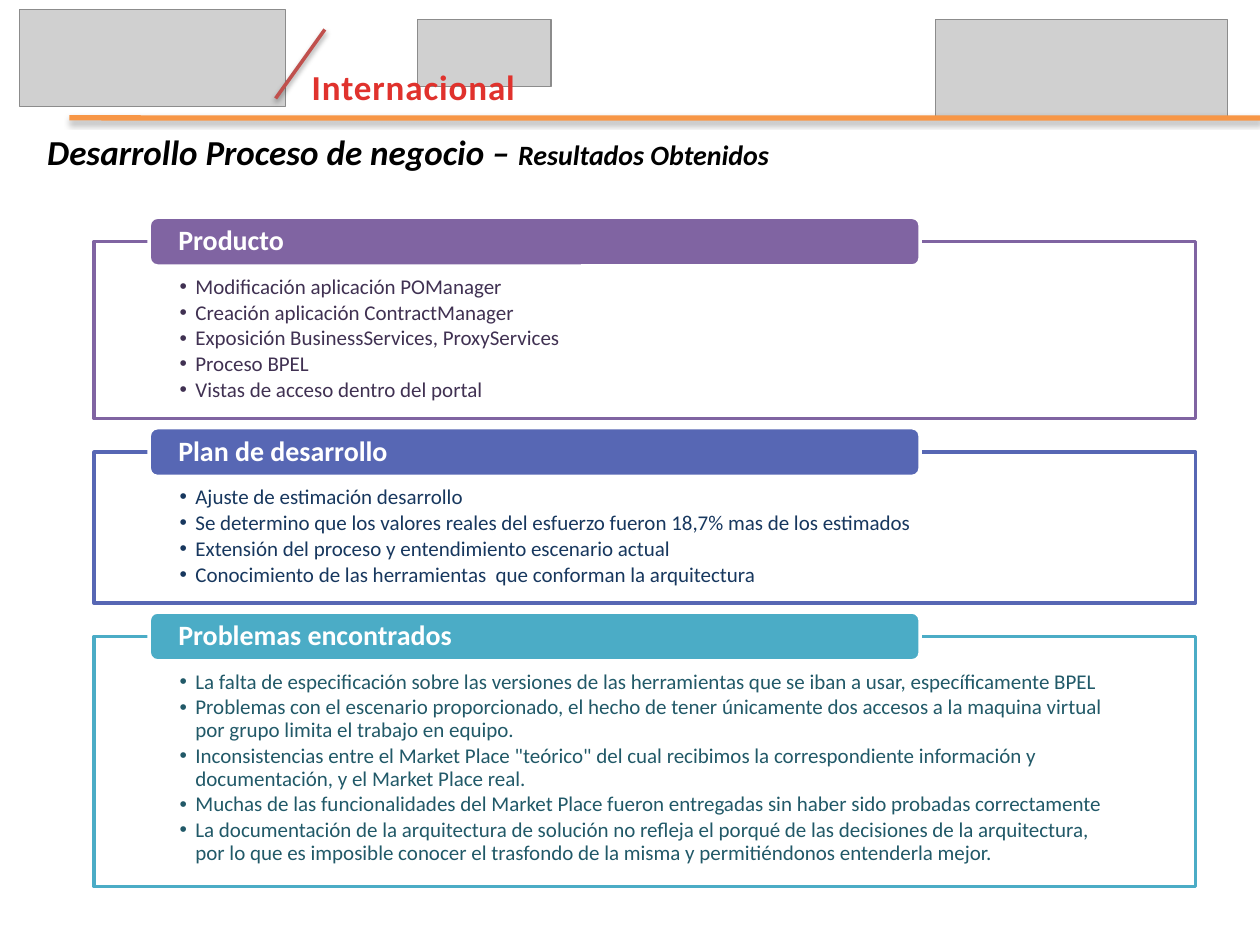
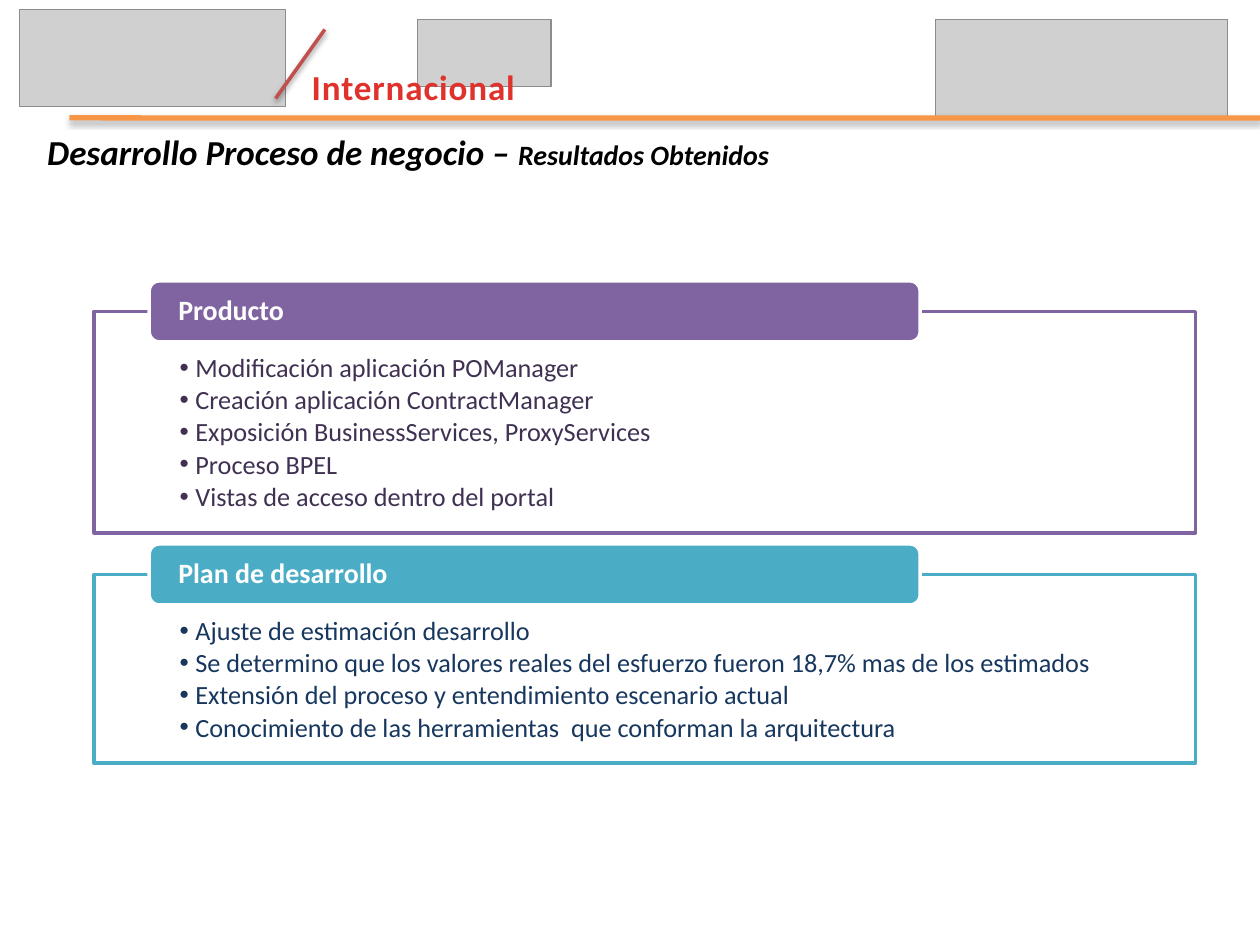
Before and after one commit to leseroth/ingenium-managment, a slide deck: slide 11 of CSOF5200 Proyecto 2/0727PresentacionIngenium.pptx (slide 10 before the commit). Drawn at 1260x945 pixels with LibreOffice and Linux fonts; fonts in the diff are those of the drawing; grey boxes stand for pictures. Boxes give left, top, right and bottom in pixels: in the first picture for what was removed or moved away, otherwise in the second. Text is boxed around its words. In the diff, an @@ line names an element or a change of style, - is before the commit and + after.

Commit message:
Presentación

```diff
--- a/CSOF5200 Proyecto 2/0727PresentacionIngenium.pptx
+++ b/CSOF5200 Proyecto 2/0727PresentacionIngenium.pptx
@@ text "Producto" moved from (x1=178, y1=230, x2=284, y2=250) to (x1=178, y1=300, x2=284, y2=320) @@
@@ rounded rectangle resized from (x1=149, y1=217, x2=920, y2=266) to (x1=149, y1=281, x2=920, y2=341) @@
@@ text "Modificación aplicación POManager" moved from (x1=195, y1=279, x2=559, y2=401) to (x1=195, y1=358, x2=651, y2=511) @@
@@ text "Modificación aplicación POManager" at (x1=195, y1=358, x2=651, y2=511): size 12 to 15 pt @@
@@ rectangle resized from (x1=94, y1=242, x2=1196, y2=420) to (x1=94, y1=311, x2=1196, y2=533) @@
@@ text "Plan de desarrollo" moved from (x1=178, y1=441, x2=387, y2=461) to (x1=178, y1=563, x2=387, y2=583) @@
@@ rounded rectangle resized from (x1=149, y1=612, x2=920, y2=662) to (x1=149, y1=544, x2=920, y2=605) @@
@@ text "Ajuste de estimación desarrollo" at (x1=195, y1=621, x2=1089, y2=742): size 12 to 15 pt @@
@@ text "Ajuste de estimación desarrollo" moved from (x1=195, y1=489, x2=910, y2=586) to (x1=195, y1=621, x2=1089, y2=742) @@
@@ rectangle resized from (x1=94, y1=636, x2=1196, y2=886) to (x1=94, y1=575, x2=1196, y2=764) @@
@@ group removed at (x1=94, y1=427, x2=1196, y2=864): 2 texts, 1 rectangle, 1 rounded rectangle @@
-  •• La falta de especificación sobre las versiones de las herramientas que se iban a usar, específicamente BPEL
-  •• Problemas con el escenario proporcionado, el hecho de tener únicamente dos accesos a la maquina virtual por grupo limita el trabajo en equipo.
-  •• Inconsistencias entre el Market Place "teórico" del cual recibimos la correspondiente información y documentación, y el Market Place real.
-  •• Muchas de las funcionalidades del Market Place fueron entregadas sin haber sido probadas correctamente
-  •• La documentación de la arquitectura de solución no refleja el porqué de las decisiones de la arquitectura, por lo que es imposible conocer el trasfondo de la misma y permitiéndonos entenderla mejor.
-Problemas encontrados
```
Also in this commit, not shown: 2 other slides changed, 2 slides added.
